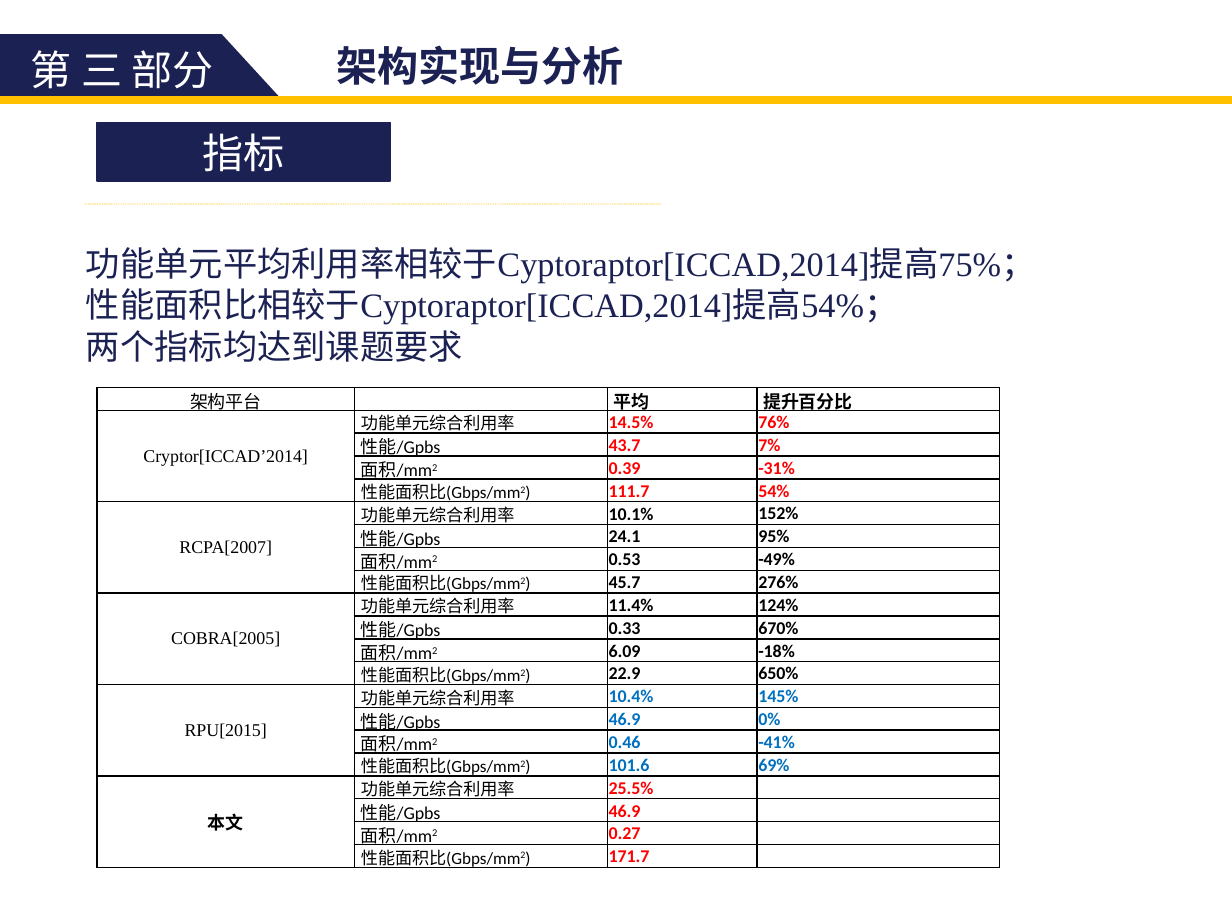
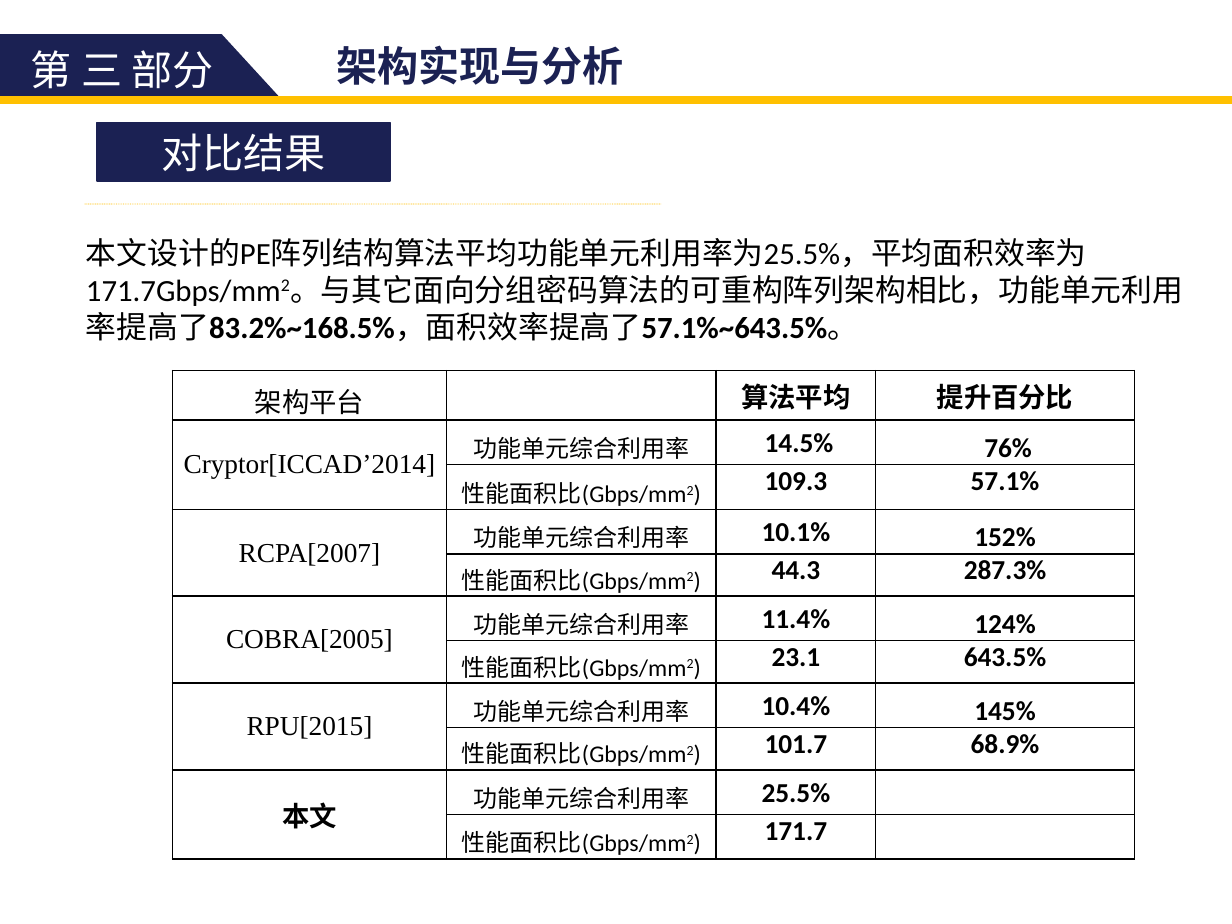
Before and after one commit to zdyzhan/bishe, a slide deck: slide 39 of 131199 李小泉.pptx (slide 38 before the commit). Drawn at 1232x924 pixels with LibreOffice and Linux fonts; fonts in the diff are those of the drawing. Boxes give left, top, right and bottom in pixels: in the first picture for what was removed or moved away, otherwise in the second. Text is boxed around its words. In the diff, an @@ line names an element or a change of style, - is before the commit and + after.

```diff
--- a/131199 李小泉.pptx
+++ b/131199 李小泉.pptx
@@ text in rectangle at [162,133,326,172]: text changed @@
-指标
+对比结果
@@ text at [86,238,1183,341]: text changed; size 20 to 18 pt; font Times New Roman to Calibri; text colour #1B2153 to #000000 @@
-功能单元平均利用率相较于Cyptoraptor[ICCAD,2014]提高75%；
-性能面积比相较于Cyptoraptor[ICCAD,2014]提高54%；
-两个指标均达到课题要求
+本文设计的PE阵列结构算法平均功能单元利用率为25.5%，平均面积效率为171.7Gbps/mm2。与其它面向分组密码算法的可重构阵列架构相比，功能单元利用率提高了83.2%~168.5%，面积效率提高了57.1%~643.5%。
@@ table at [172,371,1136,859] @@
-row 1, column 3: 平均
+row 1, column 3: 算法平均
-row 3:  | 性能/Gpbs | 43.7 | 7%
-row 4:  | 面积/mm2 | 0.39 | -31%
-row 5:  | 性能面积比(Gbps/mm2) | 111.7 | 54%
+row 3:  | 性能面积比(Gbps/mm2) | 109.3 | 57.1%
-row 7:  | 性能/Gpbs | 24.1 | 95%
-row 8:  | 面积/mm2 | 0.53 | -49%
-row 9:  | 性能面积比(Gbps/mm2) | 45.7 | 276%
+row 5:  | 性能面积比(Gbps/mm2) | 44.3 | 287.3%
-row 11:  | 性能/Gpbs | 0.33 | 670%
-row 12:  | 面积/mm2 | 6.09 | -18%
-row 13:  | 性能面积比(Gbps/mm2) | 22.9 | 650%
+row 7:  | 性能面积比(Gbps/mm2) | 23.1 | 643.5%
-row 15:  | 性能/Gpbs | 46.9 | 0%
-row 16:  | 面积/mm2 | 0.46 | -41%
-row 17:  | 性能面积比(Gbps/mm2) | 101.6 | 69%
+row 9:  | 性能面积比(Gbps/mm2) | 101.7 | 68.9%
-row 19:  | 性能/Gpbs | 46.9 | 
-row 20:  | 面积/mm2 | 0.27 | 
@@ table: place and size @@
-table at [97,388,1000,872]
+table at [172,371,1136,859]
```
Also in this commit, not shown: 33 other slides changed, 2 slides added, 8 slides removed.
